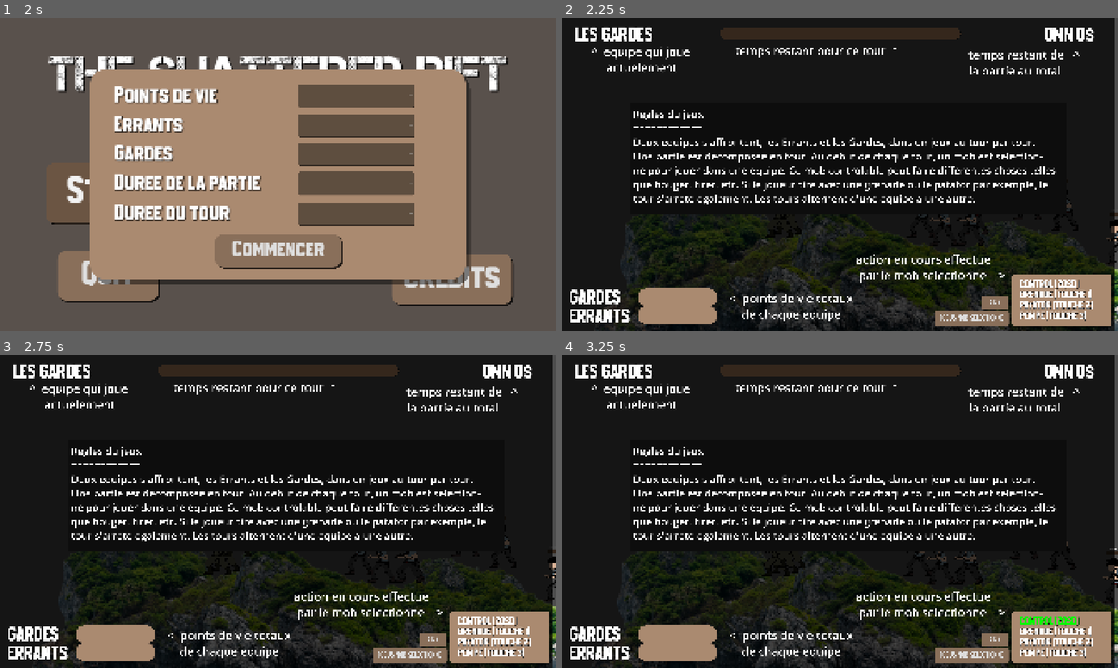
Above: before the commit, frames 1-4 (two rows, left to right).
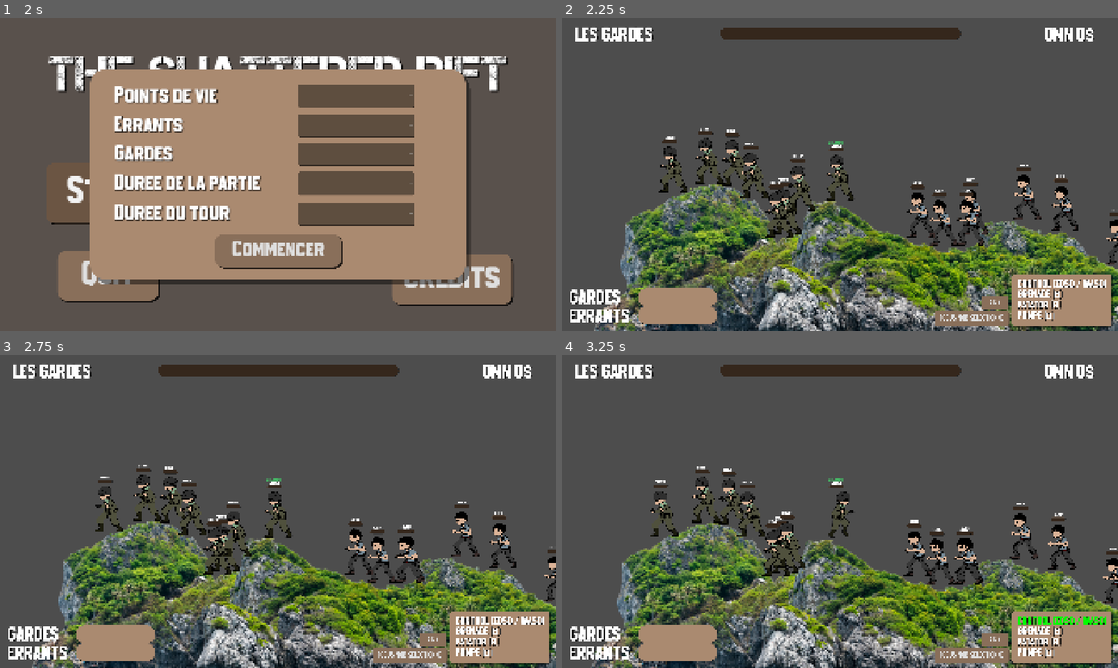
Above: after the commit, the same moments.

Repository: t0qen/baudo-game-jam-autumn
Game: Godot game, scene res://scenes/intro.tscn
Same seed, same stepped clock (60 frames per second), same inputs: the game is played once before the commit and once after it. The engine's default icon, where the game draws it, is replaced by a stand-in: a white triangle on a blue panel in a dark square. Sound files missing from this copy of the repository are replaced by a short silence.
Inputs:
- Up to frame 1 (2 s): click "OK, JOUER" at 0.5 s; click "Start" at 1.25 s
- Up to frame 2 (2.25 s): click "Commencer" at 2 s
- Up to frame 3 (2.75 s): no input
- Up to frame 4 (3.25 s): hold D (right) from 2.78 s (still down); hold I (aim_left) from 2.78 s (still down); tap W (jump) at 3.02 s

Frame 1 is identical in both runs. In frame 2, 89% of the frame differs, in the area x 0-100%, y 0-100%; in frame 3, 89%; in frame 4, 89%.

Commit message:
main tscn theme

Diff:
--- a/scenes/main.tscn
+++ b/scenes/main.tscn
@@ -11,10 +11,14 @@
 [ext_resource type="AudioStream" uid="uid://xrxadkj2loap" path="res://assets/sound/in game/in game.mp3" id="8_tipki"]
 
 [sub_resource type="LabelSettings" id="LabelSettings_85g3d"]
-font_size = 200
+font = ExtResource("8_choun")
+font_size = 245
 
 [sub_resource type="LabelSettings" id="LabelSettings_ya4ey"]
-font_size = 175
+font = ExtResource("8_choun")
+font_size = 234
+shadow_color = Color(0, 0, 0, 0.7607843)
+shadow_offset = Vector2(5, 5)
 
 [sub_resource type="LabelSettings" id="LabelSettings_o6xl0"]
 font = ExtResource("8_choun")
@@ -29,7 +33,9 @@
 shadow_offset = Vector2(5, 5)
 
 [sub_resource type="LabelSettings" id="LabelSettings_tipki"]
-font_size = 300
+font_size = 430
+shadow_color = Color(0, 0, 0, 0.76862746)
+shadow_offset = Vector2(10, 10)
 
 [node name="main" type="Node2D"]
 script = ExtResource("1_sugp2")
@@ -149,6 +155,7 @@
 grow_vertical = 2
 
 [node name="aide-menu" type="Control" parent="CanvasLayer/UI"]
+visible = false
 anchors_preset = 0
 offset_right = 40.0
 offset_bottom = 40.0
@@ -164,37 +171,34 @@
 grow_vertical = 2
 color = Color(0, 0, 0, 0.7254902)
 
-[node name="ColorRect" type="ColorRect" parent="CanvasLayer/UI/aide-menu"]
+[node name="ColorRect" type="Panel" parent="CanvasLayer/UI/aide-menu"]
 layout_mode = 0
 offset_left = 1170.0
 offset_top = 1470.0
 offset_right = 8709.999
-offset_bottom = 3400.0
-color = Color(0.051970966, 0.05197096, 0.05197095, 1)
+offset_bottom = 3450.0
+theme = ExtResource("7_85g3d")
 
 [node name="Label" type="Label" parent="CanvasLayer/UI/aide-menu"]
 layout_mode = 0
 offset_left = 2990.0
 offset_top = 425.0
-offset_right = 5803.0
+offset_right = 5838.0
 offset_bottom = 715.0001
-text = "temps restant pour ce tour  ^"
+text = "Temps restant pour ce tour.  ^"
 label_settings = SubResource("LabelSettings_85g3d")
 
 [node name="Label6" type="Label" parent="CanvasLayer/UI/aide-menu"]
 layout_mode = 0
-offset_left = 1230.0001
-offset_top = 1535.0
-offset_right = 8869.999
-offset_bottom = 3233.0
+offset_left = 1220.0
+offset_top = 1510.0
+offset_right = 8669.999
+offset_bottom = 3427.0
 text = "Regles du jeux
 ============
-Deux equipes s'affrontent, les Errants et les Gardes, dans un jeux au tour par tour.
-Une partie est decomposee en tour. Au debut de chaque tour, un mob est selection-
-ne pour jouer dans une equipe. Ce mob controlable peut faire differentes choses telles
-que bouger, tirer, etc. Si le joueur tire avec une grenade ou le patator par exemple, le
-tour s'arrete egalement. Les tours alternent d'une equipe a une autre."
+Deux equipes s'affrontent, les Errants et les Gardes, dans un jeu au tour par tour. Une partie est decomposee en tours. Au debut de chaque tour, un personnage est selectionne pour jouer dans une equipe. Ce personnage controlable peut faire differentes actions tel que bouger, tirer, etc... Si le joueur tire avec une grenade ou le patator par exemple, le tour s'arrete egalement. Les tours alternent d'une equipe a une autre."
 label_settings = SubResource("LabelSettings_ya4ey")
+autowrap_mode = 2
 
 [node name="Label2" type="Label" parent="CanvasLayer/UI/aide-menu"]
 layout_mode = 0
@@ -202,28 +206,28 @@
 offset_top = 440.0
 offset_right = 3323.0
 offset_bottom = 989.0
-text = "^  equipe qui joue
-     actuelement"
+text = "^  Equipe qui joue
+     actuellement."
 label_settings = SubResource("LabelSettings_85g3d")
 
 [node name="Label3" type="Label" parent="CanvasLayer/UI/aide-menu"]
 layout_mode = 0
-offset_left = 2895.0
-offset_top = 4695.0
-offset_right = 5708.0
-offset_bottom = 5244.0
-text = "<  points de vie totaux
-    de chaque equipe"
+offset_left = 2770.0
+offset_top = 4725.0
+offset_right = 5583.0
+offset_bottom = 5274.0
+text = "<  Points de vie totaux
+    de chaque equipe."
 label_settings = SubResource("LabelSettings_85g3d")
 
 [node name="Label4" type="Label" parent="CanvasLayer/UI/aide-menu"]
 layout_mode = 0
-offset_left = 5075.0
-offset_top = 4025.0
-offset_right = 7888.0
-offset_bottom = 4574.0
-text = "action en cours effectue
- par le mob selectionne    >"
+offset_left = 4640.0
+offset_top = 4185.0
+offset_right = 7866.0
+offset_bottom = 4842.0
+text = "Action en cours effectuee
+par le personnage selectionne    >"
 label_settings = SubResource("LabelSettings_85g3d")
 
 [node name="Label5" type="Label" parent="CanvasLayer/UI/aide-menu"]
@@ -232,8 +236,8 @@
 offset_top = 495.0
 offset_right = 9100.0
 offset_bottom = 1044.0
-text = "temps restant de   ^
-la partie au total"
+text = "Temps restant de   ^
+la partie."
 label_settings = SubResource("LabelSettings_85g3d")
 
 [node name="ProgressBar" type="ProgressBar" parent="CanvasLayer/UI"]
@@ -313,42 +317,42 @@
 
 [node name="pompe" type="Label" parent="CanvasLayer/UI/armes"]
 layout_mode = 0
-offset_left = 128.0
-offset_top = 641.0
-offset_right = 2348.0
-offset_bottom = 841.0
-theme = ExtResource("7_85g3d")
-text = "POMPE (TOUCHE 3)"
+offset_left = 90.00012
+offset_top = 638.9999
+offset_right = 2310.0
+offset_bottom = 838.9999
+theme = ExtResource("7_85g3d")
+text = "POMPE (0)"
 label_settings = SubResource("LabelSettings_choun")
 
 [node name="control" type="Label" parent="CanvasLayer/UI/armes"]
 layout_mode = 0
-offset_left = 128.0
-offset_top = 91.0
-offset_right = 2348.0
-offset_bottom = 291.0
-theme = ExtResource("7_85g3d")
-text = "CONTROL (ZQSD)"
+offset_left = 90.00012
+offset_top = 88.99988
+offset_right = 2310.0
+offset_bottom = 288.99988
+theme = ExtResource("7_85g3d")
+text = "CONTROL (ZQSD / WASD)"
 label_settings = SubResource("LabelSettings_choun")
 
 [node name="patator" type="Label" parent="CanvasLayer/UI/armes"]
 layout_mode = 0
-offset_left = 128.0
-offset_top = 452.0
-offset_right = 2348.0
-offset_bottom = 652.0
-theme = ExtResource("7_85g3d")
-text = "PAtATOR (TOUCHE 2)"
+offset_left = 90.00012
+offset_top = 449.99988
+offset_right = 2310.0
+offset_bottom = 649.9999
+theme = ExtResource("7_85g3d")
+text = "PATATOR (9)"
 label_settings = SubResource("LabelSettings_choun")
 
 [node name="grenade" type="Label" parent="CanvasLayer/UI/armes"]
 layout_mode = 0
-offset_left = 134.0
-offset_top = 268.0
-offset_right = 2354.0
-offset_bottom = 468.0
-theme = ExtResource("7_85g3d")
-text = "GRENADE (TOUCHE !)"
+offset_left = 96.00012
+offset_top = 265.99988
+offset_right = 2316.0
+offset_bottom = 465.99988
+theme = ExtResource("7_85g3d")
+text = "GRENADE (8)"
 label_settings = SubResource("LabelSettings_choun")
 
 [node name="focus" type="Button" parent="CanvasLayer/UI"]
@@ -378,34 +382,34 @@
 text = "AIDE
 "
 
-[node name="ColorRect" type="ColorRect" parent="CanvasLayer/UI"]
-process_mode = 3
+[node name="ColorRect" type="Panel" parent="CanvasLayer/UI"]
 visible = false
 layout_mode = 0
-offset_left = 2274.0
-offset_top = 2002.0
-offset_right = 7341.0
-offset_bottom = 3756.0
-color = Color(0, 0, 0, 1)
+offset_left = 2275.0
+offset_top = 1999.9999
+offset_right = 7345.0
+offset_bottom = 3760.0
+theme = ExtResource("7_85g3d")
 
 [node name="Label2" type="Label" parent="CanvasLayer/UI/ColorRect"]
 layout_mode = 0
-offset_left = -251.0
-offset_top = 136.0
-offset_right = 5308.0
-offset_bottom = 786.0
+offset_left = -252.0
+offset_top = 138.00012
+offset_right = 5307.0
+offset_bottom = 788.0001
 theme = ExtResource("7_85g3d")
 text = "PASSE LE CLAVIER A TON POTE"
 label_settings = SubResource("LabelSettings_tipki")
 horizontal_alignment = 1
+vertical_alignment = 1
 
 [node name="Button" type="Button" parent="CanvasLayer/UI/ColorRect"]
 process_mode = 3
 layout_mode = 0
-offset_left = 1416.0
-offset_top = 809.0
-offset_right = 3646.0
-offset_bottom = 1501.0
+offset_left = 1415.0
+offset_top = 811.0001
+offset_right = 3645.0
+offset_bottom = 1503.0001
 mouse_default_cursor_shape = 2
 theme = ExtResource("7_85g3d")
 theme_override_font_sizes/font_size = 400
